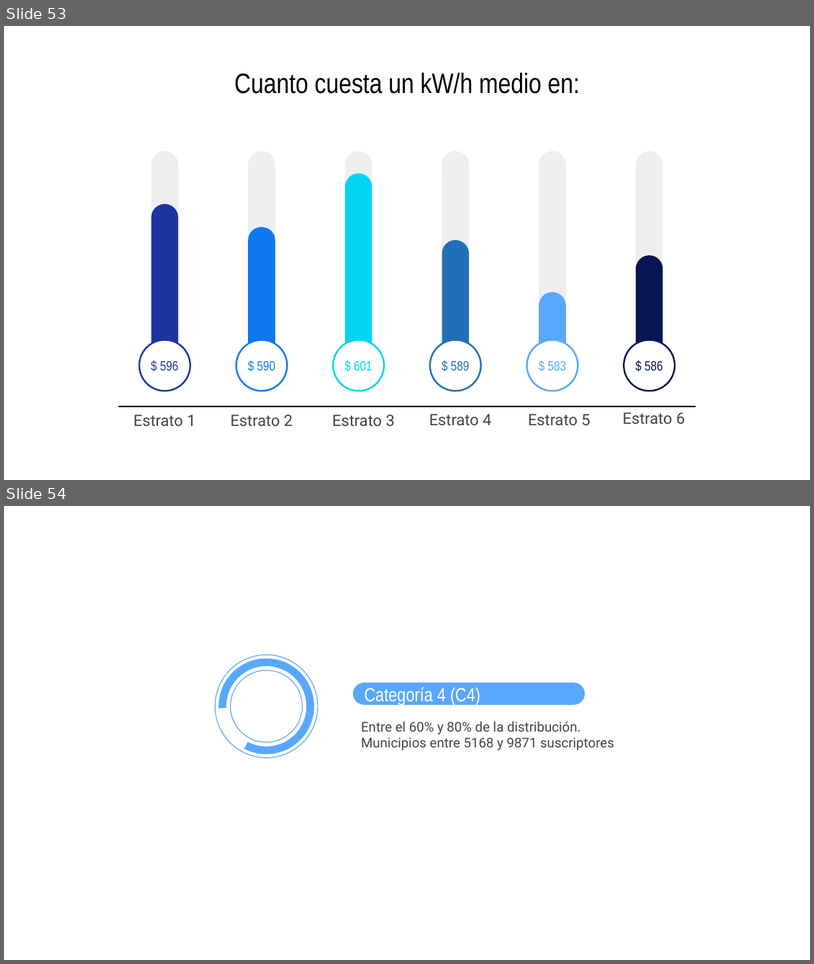
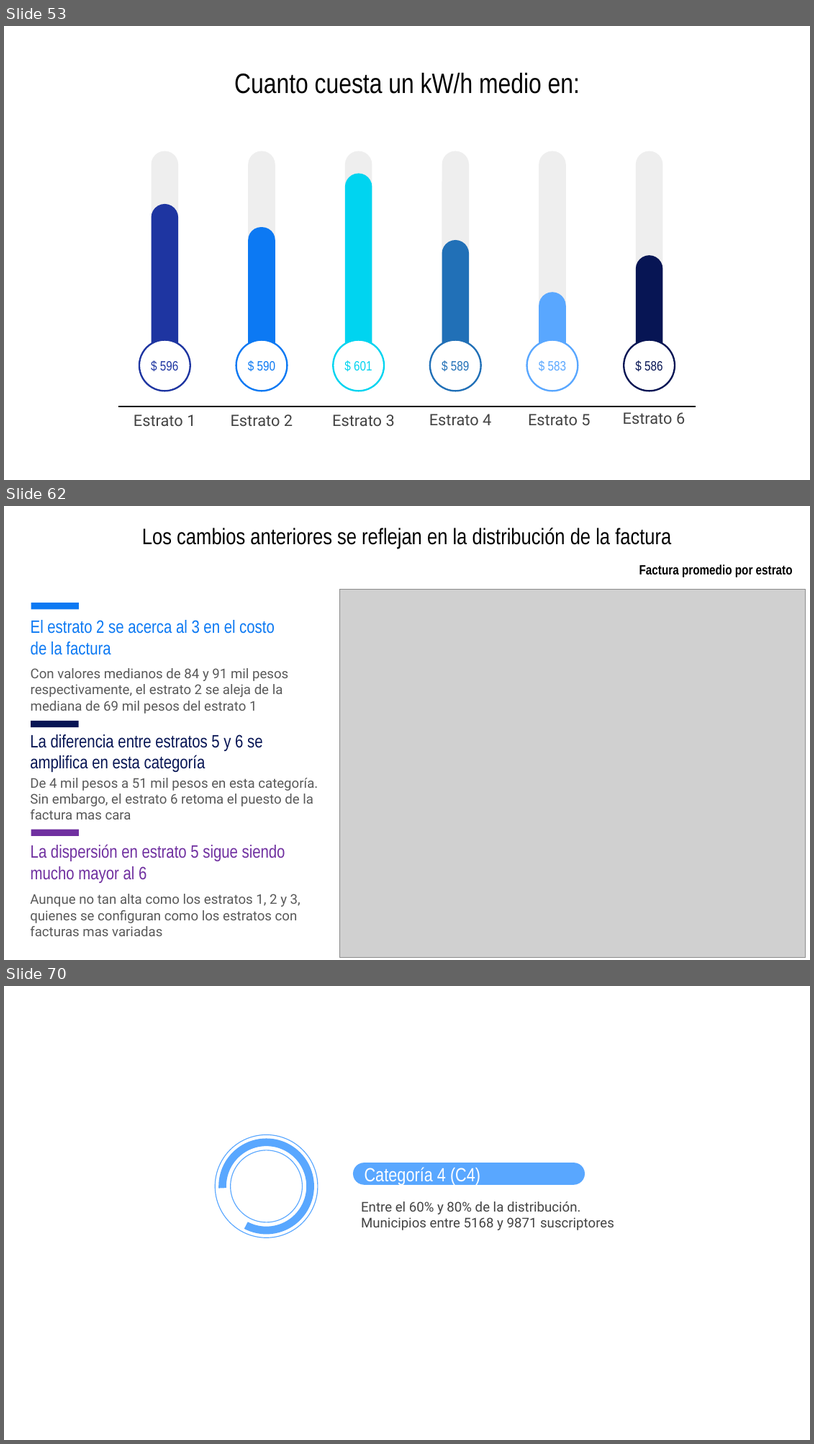
Before and after one commit to jtabordaj/research_eslatina, a slide deck: reporte_estadistico/presentacion/presentacionCategorias/presentation.pptx. Shown one above the other, each under a label of ours: slides 53 and 54 before the commit, slides 53, 62 and 70 after it; the slides between them are not shown. The pictures are 814x964 and 814x1444 pixels, drawn with LibreOffice and Linux fonts; fonts in the diff are those of the drawing; grey boxes stand for pictures. Boxes give left, top, right and bottom in pixels: in the first picture for what was removed or moved away, otherwise in the second. Text is boxed around its words. In the diff, an @@ line names an element or a change of style, - is before the commit and + after.

```diff
--- a/reporte_estadistico/presentacion/presentacionCategorias/presentation.pptx
+++ b/reporte_estadistico/presentacion/presentacionCategorias/presentation.pptx
@@ slide 62 added at [4,506,810,960], background #FFFFFF @@
@@ title added at [142,528,671,548], 20 pt, text #000000 @@
+Los cambios anteriores se reflejan en la distribución de la factura
@@ text added at [640,564,793,577], 12 pt, text #000000, bold @@
+Factura promedio por estrato
@@ picture added at [340,589,806,957] @@
@@ rectangle added at [31,602,79,609], fill #0C79F3 @@
@@ text added at [31,620,275,655], 16 pt, text #0C79F3 @@
+El estrato 2 se acerca al 3 en el costo de la factura
@@ text added at [31,668,288,713], 12 pt, text #595959 @@
+Con valores medianos de 84 y 91 mil pesos respectivamente, el estrato 2 se aleja de la mediana de 69 mil pesos del estrato 1
@@ rectangle added at [31,721,78,727], fill #071554 @@
@@ text added at [30,734,263,772], 16 pt, text #071554 @@
+La diferencia entre estratos 5 y 6 se amplifica en esta categoría
@@ text added at [30,777,318,819], 12 pt, text #595959 @@
+De 4 mil pesos a 51 mil pesos en esta categoría. Sin embargo, el estrato 6 retoma el puesto de la factura mas cara
@@ rectangle added at [31,829,79,836], fill #7030A0 @@
@@ text added at [31,844,286,883], 16 pt, text #7030A0 @@
+La dispersión en estrato 5 sigue siendo mucho mayor al 6
@@ text added at [30,893,301,936], 12 pt, text #595959 @@
+Aunque no tan alta como los estratos 1, 2 y 3, quienes se configuran como los estratos con facturas mas variadas
@@ what was slide 54 is now slide 70 @@
```
Also in this commit, not shown: 2 slides changed, 16 other slides added, 22 other files.
